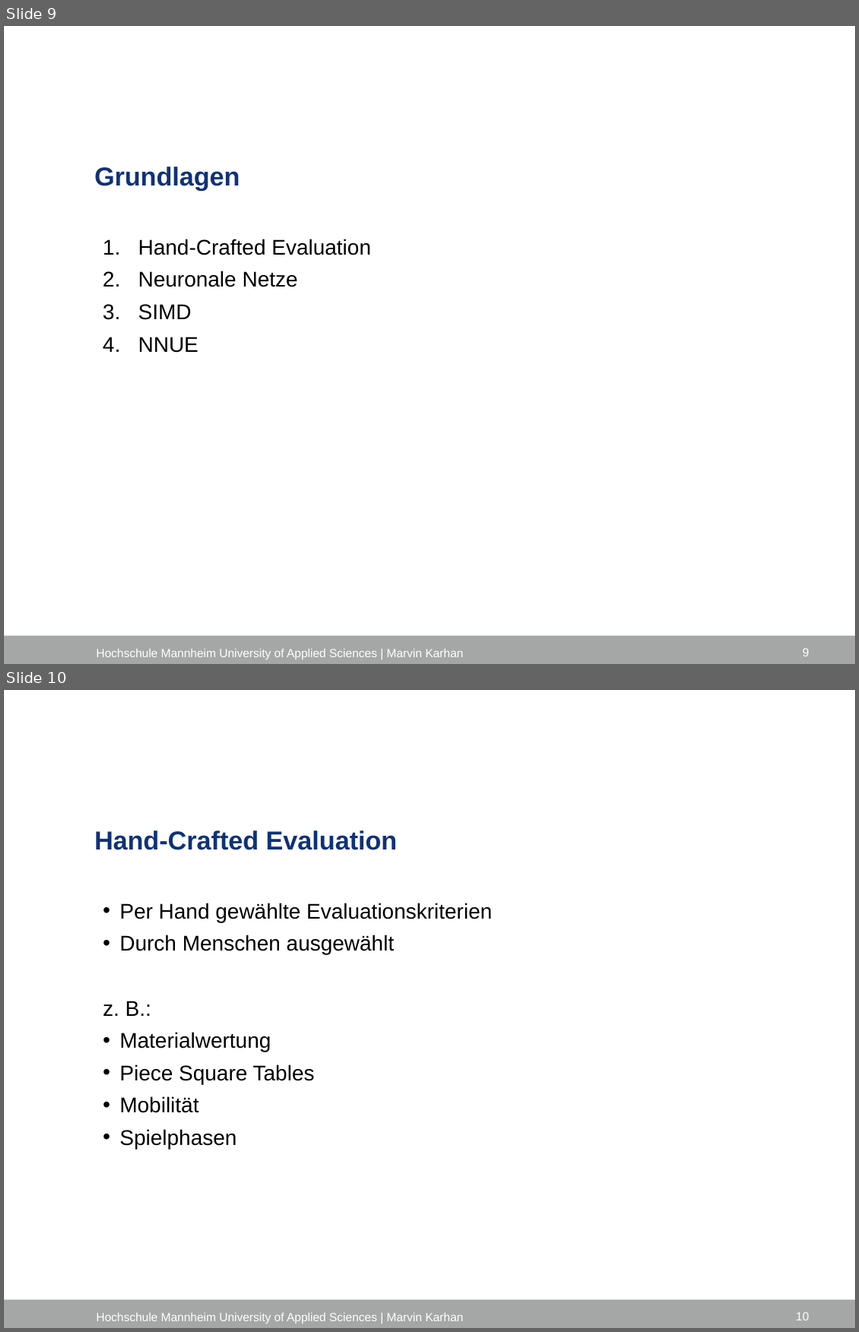
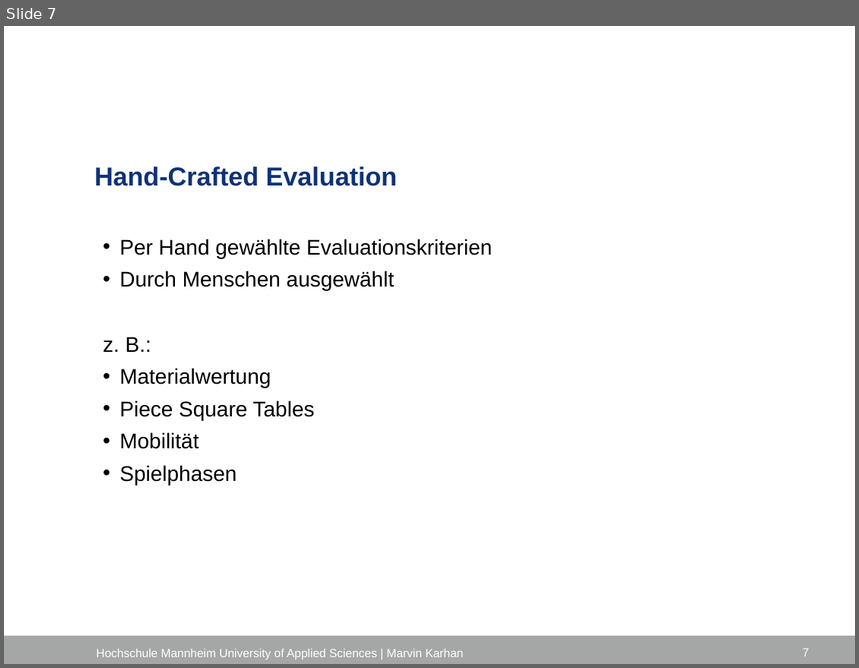
Before and after one commit to marvinkarhan/Bachelorarbeit, a slide deck: latex/Kolloquium/Kolloquium_Marvin_Karhan.pptx. Shown one above the other, each under a label of ours: slides 9 and 10 before the commit, slide 7 after it. The pictures are 859x1332 and 859x668 pixels, drawn with LibreOffice and Linux fonts; fonts in the diff are those of the drawing; background and template pictures are left out. Boxes give left, top, right and bottom in pixels: in the first picture for what was removed or moved away, otherwise in the second. Text is boxed around its words. In the diff, an @@ line names an element or a change of style, - is before the commit and + after.

```diff
--- a/latex/Kolloquium/Kolloquium_Marvin_Karhan.pptx
+++ b/latex/Kolloquium/Kolloquium_Marvin_Karhan.pptx
@@ slide 9 removed at <box>4,26,855,664</box>, background #FFFFFF; not listed: 1 template element that a slide beside it also shows @@
@@ title removed at <box>94,167,240,190</box> @@
-Grundlagen
@@ text removed at <box>139,239,371,353</box> @@
-1. Hand-Crafted Evaluation
-2. Neuronale Netze
-3. SIMD
-4. NNUE
@@ text removed at <box>96,649,464,660</box> @@
-Hochschule Mannheim University of Applied Sciences | Marvin Karhan
@@ page number removed at <box>803,648,810,657</box> @@
-9
@@ what was slide 10 is now slide 7 @@
@@ page number at <box>803,648,810,657</box>: text changed @@
-10
+7
```
Also in this commit, not shown: 8 slides changed, 4 other slides removed.
